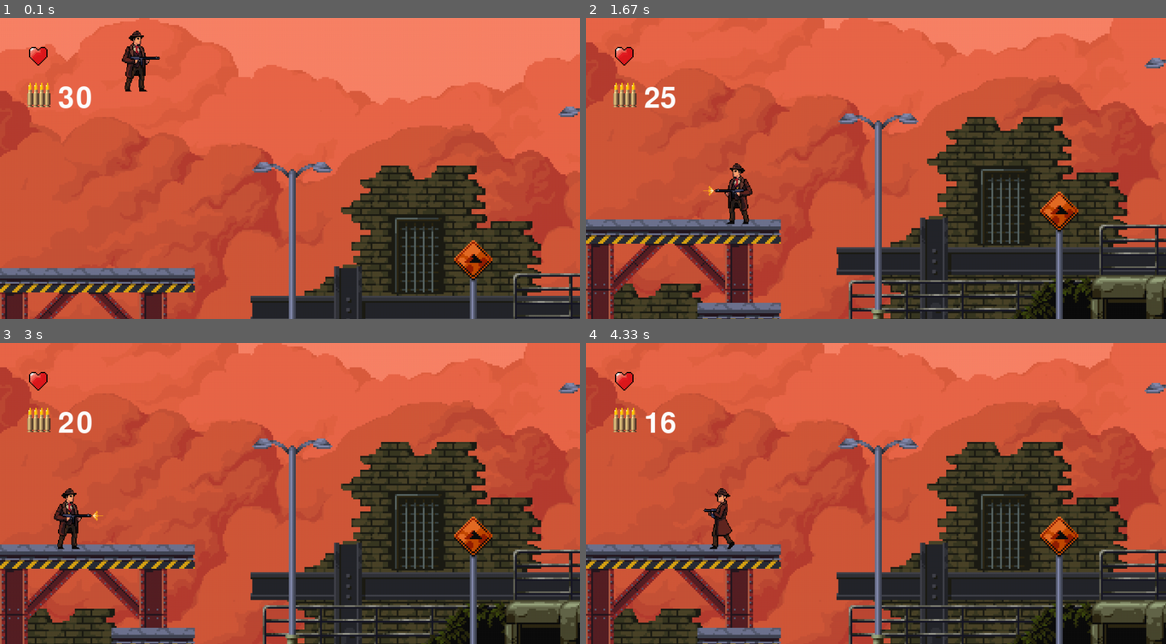
Above: before the commit, frames 1-4 (two rows, left to right).
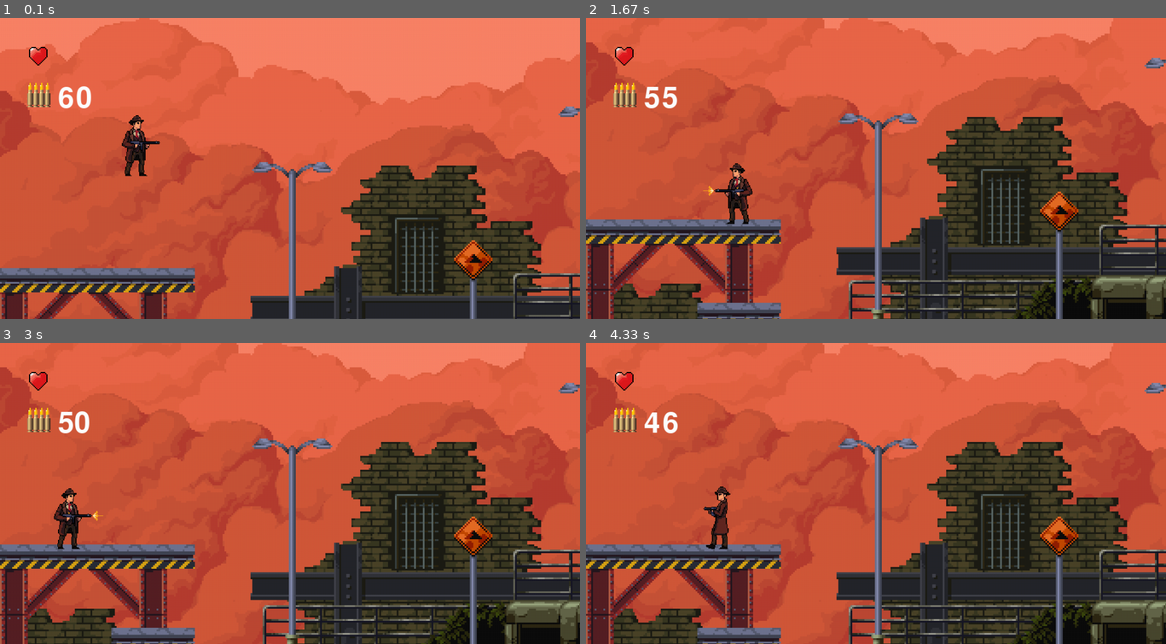
Above: after the commit, the same moments.

Repository: lucas-agnoletto/PyGame
Game: pygame game, started from jogo2.py
Two runs of this game, one before a commit and one after it. Both use one fixed random seed, a clock stepped at 60 frames per second and the inputs below.
Inputs:
- Up to frame 1 (0.1 s): no input
- Up to frame 2 (1.67 s): tap Space at 0.33, 0.73, 1.03, 1.23, 1.57 s; hold D 0.67-1.13 s; hold A 1.17-1.47 s; hold A from 1.5 s (still down)
- Up to frame 3 (3 s): tap Space at 1.87, 2.07, 2.37, 2.63, 2.93 s; release A at 1.97 s; hold A 2-2.53 s; hold D 2.57-2.97 s
- Up to frame 4 (4.33 s): hold W 3-3.37 s; tap Space at 3.07, 3.47, 3.77, 4.13 s; hold D 3.4-4.03 s; hold A from 4.07 s (still down)

The runs differ from the first frame. In frame 1, 1.3% of the frame differs, in the area x 10-28%, y 4-53%; in frame 2, 0.2%; in frame 3, 0.2%; in frame 4, 0.6%.

Commit message:
Pulo mehorado, tiro melhorado, adicao de sons(trilha sonora e do tiro), e adicao de sprites do inimigo

Diff:
--- a/assets.py
+++ b/assets.py
@@ -38,6 +38,8 @@
     ferido = load_spritesheet(ferido,1,5)
     recarga = pygame.image.load('assets/img/Gangster(recarga).png').convert_alpha()
     recarga = load_spritesheet(recarga,1,17)
+    morto = pygame.image.load('assets/img/Gangster(morto).png').convert_alpha()
+    morto = load_spritesheet(morto,1,5)
 
     # Define o tamanho do personagem
     escala = 1.5
@@ -59,6 +61,7 @@
     # Ferido
     for i in range(len(ferido)):
         ferido[i] = pygame.transform.scale(ferido[i], (nova_largura, nova_altura))
+        morto[i] = pygame.transform.scale(morto[i], (nova_largura, nova_altura))
     # Recarga
     for i in range(len(recarga)):
         recarga[i] = pygame.transform.scale(recarga[i], (nova_largura, nova_altura))
@@ -70,17 +73,22 @@
     assets['pular'] = pular
     assets['ferido'] = ferido
     assets['recarga'] = recarga
+    assets['morto'] = morto
     # Fundo ajustes
     fundo = pygame.image.load('assets/img/fundo.png').convert_alpha()
     fundo_larg = int(fundo.get_width()*3)
     fundo_alt = int(fundo.get_height()*3)
     # Background
     assets['fundo'] = pygame.transform.scale(fundo,(fundo_larg,fundo_alt))
-    # municao
+    # Para interface
     municao = pygame.image.load('assets/img/Munição(gangster).png').convert_alpha()
     municao = pygame.transform.scale(municao,(municao.get_width()*2,municao.get_height()*2))
     assets['munição'] = municao
     vida = pygame.image.load('assets/img/Vida.png').convert_alpha()
     vida = pygame.transform.scale(vida,(vida.get_width()*2,vida.get_height()*2))
     assets['vida'] = vida
+    assets['bullet'] = pygame.image.load('assets/img/Munição(gangster).png').convert_alpha()
+    # Sons
+    assets['shot_sound'] = pygame.mixer.Sound('assets/som/Tiro.ogg')
+    assets['trilha_sonora'] = pygame.mixer.Sound('assets/som/Track06.ogg')
     return assets
--- a/jogo2.py
+++ b/jogo2.py
@@ -3,7 +3,8 @@
 from config import FPS, ALT, LARG
 
 pygame.init()
-
+pygame.mixer.init()
+pygame.mixer.music.load('assets/som/Track01.ogg')
 
 window = pygame.display.set_mode((LARG,ALT))
 pygame.display.set_caption('Máfia 5')
@@ -24,7 +25,7 @@
 JUMP = 4
 FALLING = 5
 LANDING = 6
-RECHARGE = 7
+RELOAD = 7
 HURT = 8
 STOP_SHOOTING = 9
 
@@ -59,15 +60,15 @@
             WALK: assets['andar'][0:10],
             WALK_BACK: assets['andar'][0:9:-1],
             SHOT: assets['atira'][1:3],
-            JUMP: assets['pular'][:6],
+            JUMP: assets['pular'][0:],
             FALLING: assets['pular'][5:6],
             LANDING: assets['pular'][8:],
-            RECHARGE: assets['recarga'][0:18],
+            RELOAD: assets['recarga'][0:18],
             HURT: assets['ferido'][0:5],
             STOP_SHOOTING: assets['stop_atira'][1:]
 
         }
-        self.municao = 30
+        self.municao = 60
         self.recarga = False
         self.direction = True
         self.state = STILL
@@ -80,24 +81,26 @@
         self.mask = pygame.mask.from_surface(self.image)
         self.rect = self.mask.get_rect()
         self.rect.centerx = 240
-        self.rect.bottom = 35
+        self.rect.bottom = blocos_horizont[2].centerx
         self.speedx = 0
         self.speedy = 0
         self.assets = assets
-        self.recarga_ticks = 1500
+        self.recarga_ticks = 2500
+        self.shot_ticks = 100
+        self.last_shot = pygame.time.get_ticks()
         self.last_update = pygame.time.get_ticks()
         self.frame_ticks = 200
-
+        self.highest_y = self.rect.bottom
         # Ticks de cada animacao
         self.animation_ticks = {
                 STILL: 100,
                 WALK: 100,
                 WALK_BACK: 100,
                 SHOT: 50,
-                JUMP: 150,
-                RECHARGE: 300,
+                JUMP: 100,
+                RELOAD: 150,
                 HURT: 200,
-                FALLING: 150,
+                FALLING: 500,
                 LANDING:10,
                 STOP_SHOOTING:100
 
@@ -105,11 +108,8 @@
 
     def update(self):
         # Gravidade
-        if self.speedy > 0:
-            self.state = FALLING
-
         self.speedy += GRAVIDADE
-        self.on_ground = False
+
 
         # Verifica os ticks
         now = pygame.time.get_ticks()
@@ -139,6 +139,9 @@
             # Obtém o quadro da animação atual
         self.image = self.animation[self.frame]
 
+
+
+
         # Se a direção for 'False', inverte a imagem horizontalmente
         if not self.direction:
             self.image = pygame.transform.flip(self.image, True, False)
@@ -161,60 +164,77 @@
         if self.rect.bottom > alt_fundo + self.rect.height:
             self.rect.bottom = alt_fundo + self.rect.height
 
+        if self.speedy < 0:
+            self.highest_y = self.rect.bottom
+
         # Colisão entre player e bloco
+        # Horizontais
         for bloco in platforms_horizont:
             if pygame.sprite.collide_mask(self, bloco):
 
-                if self.state != SHOT:
-                    self.state = STILL
-                self.rect.y -= self.speedy
-                self.speedy = 0
-
+                # Se pular e tiver um bloco em cima, nao é travado pelo bloco
                 if self.speedy > 0:
-                    self.state = LANDING
+                    if self.highest_y <= bloco.rect.top:
+
+                        self.rect.bottom = bloco.rect.top
+
+                        self.highest_y = self.rect.bottom
+
+                        self.speedy = 0
+
 
 
                 if self.speedx > 0 or self.speedx < 0:
                     self.state = WALK
 
+        # Verticais:
         for bloco in platforms_vert:
             if pygame.sprite.collide_mask(self, bloco):
                 self.rect.right -= self.speedx
-                # if player.speedy > 0:
-                self.rect.y -= self.speedy
-                self.speedy = 0
+                if player.speedy > 0:
+                    self.rect.y -= self.speedy
+                    self.speedy = 0
+
+
+
+
 
 
     # Método de pulo
     def jump(self):
         # Só pode pular se ainda não estiver pulando ou caindo
         if self.state == STILL or self.state == WALK :
-                self.speedy = -20
+                self.speedy = -18
                 self.state = JUMP
+
 
     # Método para atirar
     def shot(self):
+
         now = pygame.time.get_ticks()  # Obtém o tempo atual em milissegundos
-
+        elapsed_ticks = now - self.last_shot
         # Se houver munição disponível e não estiver recarregando
-        if self.municao > 0 and not self.recarga:
+        if self.municao > 0 and not self.recarga and elapsed_ticks > self.shot_ticks :
+            self.last_shot = now
             self.state = SHOT  # Defina o estado como "atirando"
             self.municao -= 1  # Reduz a munição em 1
-            print(f"Munição restante: {self.municao}")
+            assets['shot_sound'].set_volume(0.1)
+            assets['shot_sound'].play()
+
 
         # Se a munição acabar, inicie a recarga
         if self.municao <= 0 and not self.recarga:
             self.start_recarga = now  # Marca o tempo em que a recarga começa
             self.recarga = True  # Começa o processo de recarga
-            self.state = RECHARGE  # Altera o estado para "recarregando"
-            print("Iniciando recarga...")
+
 
         # Verifica se o tempo de recarga já passou
-        if self.recarga and now - self.start_recarga >= self.recarga_ticks:
-            self.municao = 30  # Recarrega 30 unidades de munição
-            self.recarga = False  # Termina a recarga
-            self.state = STILL
-            print(f"Recarga concluída. Munição: {self.municao}")
+        if self.recarga:
+            self.state = RELOAD
+            if now - self.start_recarga > self.recarga_ticks:
+                self.municao = 60  # Recarrega munição
+                self.recarga = False  # Termina a recarga
+                self.state = STILL
 
 
 
@@ -228,12 +248,13 @@
 clock = pygame.time.Clock()
 
 game = True
+pygame.mixer.music.play(loops=-1)
 while game:
     clock.tick(FPS)
     for event in pygame.event.get():
         if event.type == pygame.QUIT:
             game = False
-
+        key = pygame.key.get_pressed()
         if event.type == pygame.KEYDOWN:
             # Dependendo da tecla, altera a velocidade.
             if event.key == pygame.K_d:
@@ -246,10 +267,9 @@
                 player.direction = False
             if event.key == pygame.K_w:
                 player.jump()
-            if event.key == pygame.K_SPACE:
-                player.shot()
-
-
+
+        if key[pygame.K_SPACE]:
+            player.shot()
 
         # Verifica se soltou alguma tecla.
         if event.type == pygame.KEYUP:
@@ -265,6 +285,9 @@
             if event.key == pygame.K_SPACE:
                 player.state = STOP_SHOOTING
 
+
+    if player.rect.bottom >= alt_fundo + player.rect.height:
+        game = False
     camera_x = player.rect.centerx - LARG // 2
     camera_y = player.rect.centery - ALT // 2
 
Binary file added: assets/img/Inimigo(ataque).png
Binary file added: assets/img/Inimigo(machucado).png
Binary file added: assets/img/Inimigo(morto).png
Binary file added: assets/img/Inimigo.png
Not shown, removed: assets/som/762x39 Spray MP3.mp3
Not shown, added: assets/som/Tiro.ogg
